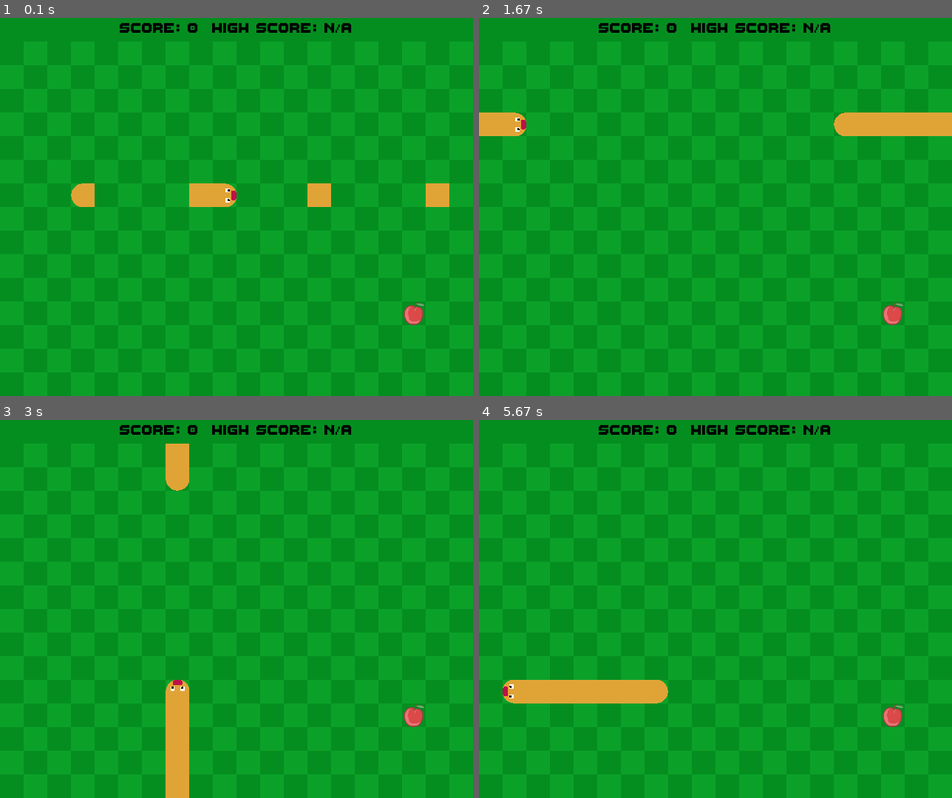
Above: before the commit, frames 1-4 (two rows, left to right).
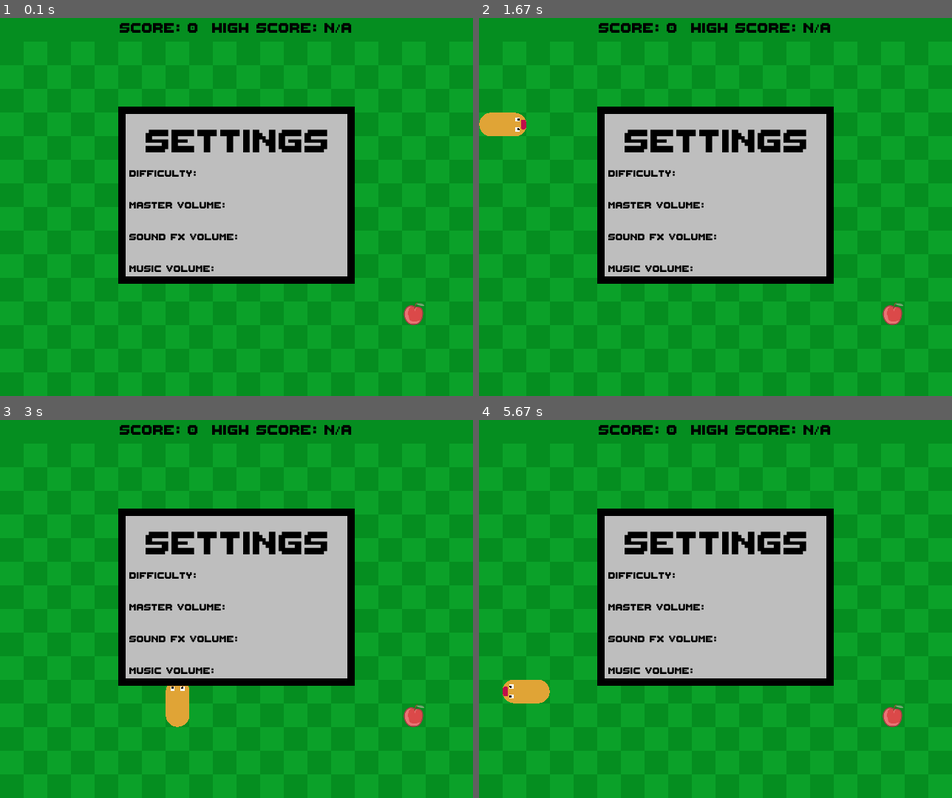
Above: after the commit, the same moments.

Repository: LassePladsen/Pygame-Snake
Game: pygame game, started from snake/main.py
Two runs of this game, one before a commit and one after it. Both use one fixed random seed, a clock stepped at 60 frames per second and the inputs below.
Inputs:
- Up to frame 1 (0.1 s): no input
- Up to frame 2 (1.67 s): hold Right 0.33-0.8 s; hold Up 0.83-1.13 s; hold Right 1.17-1.63 s
- Up to frame 3 (3 s): tap W at 2.23 s; hold Left from 2.97 s (still down)
- Up to frame 4 (5.67 s): release Left at 3.37 s; hold Up 3.4-3.77 s; hold Right 3.8-4.43 s; hold Down 4.47-4.83 s; hold Left 4.87-5.33 s; hold Right from 5.37 s (still down)

The runs differ from the first frame. In frame 1, 24% of the frame differs, in the area x 15-95%, y 23-71%; in frame 2, 25%, in the area x 0-100%, y 23-71%; in frame 3, 25%; in frame 4, 25%.

Commit message:
implemented settings menu. Next is to make the settings button and make it open and close the menu by a save button. After that is making the settings themselves and the separate settings buttons

Diff:
--- a/snake/buttons.py
+++ b/snake/buttons.py
@@ -1 +1,4 @@
-# todo: settings button
+# todo:
+# - settings button.
+# - difficulty button on settings menu.
+# - volume bars on settings menu.
--- a/snake/main.py
+++ b/snake/main.py
@@ -5,7 +5,6 @@
     game = SnakeGame(screen_size=(640, 480),
                      title="Snake",
                      fps=11)
-    game.grow(5)  # todo: remove
     game.run()
 
 
--- a/snake/menus.py
+++ b/snake/menus.py
@@ -1,10 +1,6 @@
-import pygame as pg
-
-from textoverlays import BaseTextOverlay, FONT_PATH
+from textoverlays import BaseTextOverlay
 
 BACKGROUND_COLOR = 5, 142, 32
-
-# TODO: settings menu
 
 
 class TopBarMenu(BaseTextOverlay):
@@ -34,14 +30,28 @@
                 size=self.rect.size
         )
 
+
 class SettingsMenu(BaseTextOverlay):
     """Menu for changing settings."""
 
     def __init__(self,
+                 pos: tuple[int, int],
                  size: tuple[int, int],
-                 anchor: str = "center",
                  title_font_size: int = 70,
-                 settings_font_size: int = 50,
+                 settings_font_size: int = 20,
                  font_color: str | tuple[int, int, int] = "black",
                  bg_color: str | tuple[int, int, int] = "gray") -> None:
-        pass
+        lines = [" SETTINGS", "Difficulty:", "Master volume:", "Sound fx volume:", "Music volume:"]
+        length = len(lines) - 1
+        super().__init__(
+                text_lines=lines,
+                font_sizes=[title_font_size] + [settings_font_size] * length,
+                font_color=font_color,
+                pos=pos,
+                bg_color=bg_color,
+                bg_size=size,
+                line_centering=False,
+                line_padding=[25]*length,
+                border_color="black",
+                border_size_pad=10
+        )
--- a/snake/snakegame.py
+++ b/snake/snakegame.py
@@ -82,7 +82,8 @@
                 self.music_volume
         )
 
-        self._tail, self._head, self._food, self._top_bar = None, None, None, None
+        # Initialize sprites
+        self._tail, self._head, self._food, self._top_menu = None, None, None, None
         self._initialize_sprites()
 
         self._pause_screen = None
@@ -91,10 +92,15 @@
         x, y = self.screen_size[0] // 2 - sprites.TILE_SIZE[0], self.screen_size[1] // 2
         self._tail = sprites.Tail((x - sprites.TILE_SIZE[0], y))
         self._head = sprites.Head((x, y), prev_segment=self._tail)
-        self._top_bar = menus.TopBarMenu(
+        self._top_menu = menus.TopBarMenu(
                 current_score=self._current_score,
                 high_score=self._high_score,
                 size=(self.screen_size[0], sprites.TILE_SIZE[1]),
+        )
+        size = (self.screen_size[0] // 2, self.screen_size[1] // 2)
+        self._settings_menu = menus.SettingsMenu(
+                pos=size,   # positioned middle of the screen
+                size=size,  # size half the screen
         )
         self.snake_segments = []
 
@@ -107,7 +113,7 @@
         self._sprite_group = sprites.SpriteGroup()
 
         # add to sprite group and snake_segment list
-        self._add_sprites([self._head, self._tail, self._food, self._top_bar])
+        self._add_sprites([self._head, self._tail, self._food, self._top_menu, self._settings_menu])
         self.queue = Queue()  # queue for storing moves and key presses
 
     @property
@@ -282,11 +288,11 @@
     def update_scores(self, amount: int = 1) -> None:
         """Updates the current score, and the high score if the current is higher."""
         self._current_score += amount
-        self._top_bar.current_score = self._current_score
+        self._top_menu.current_score = self._current_score
         if self._current_score > self._high_score:
             self._high_score = self._current_score
-            self._top_bar.high_score = self._high_score
-        self._top_bar.update_rect()
+            self._top_menu.high_score = self._high_score
+        self._top_menu.update_rect()
 
     def eat(self) -> None:
         """Grows the snake by one body part and replaces the food with a new one."""
--- a/snake/textoverlays.py
+++ b/snake/textoverlays.py
@@ -14,21 +14,43 @@
                  pos: tuple[int, int],
                  line_padding: list[int] | bool = True,
                  anchor: str = "center",
-                 font_color: str | tuple[int, int, int] = "red",
+                 font_color: str | tuple[int, int, int] = "black",
                  bg_color: str | tuple[int, int, int] = None,
                  bg_size: tuple[int, int] = None,
-                 line_centering: list[int] | bool = False) -> None:
+                 line_centering: list[int] | bool = False,
+                 border_color: str | tuple[int, int, int] | None = None,
+                 border_size_pad: int = 0) -> None:
         """line_centering is a list of line int indices to center on the screen.
         If false or empty, no lines are centered. If True all lines are centered.
 
         line_padding is a list of extra padding int values between lines.
          If false or empty, no extra padding is used."""
-        super().__init__()
+
+        # Catch missing argument pairs:
+        if bg_size and not bg_color:
+            raise ValueError(f"Got bg_size parameter, but missing bg_color parameter.")
+        elif bg_color and not bg_size:
+            raise ValueError(f"Got bg_color parameter, but missing bg_size parameter.")
+        if border_color and not border_size_pad:
+            raise ValueError(f"Got border_color parameter, but missing border_size_pad parameter.")
+        elif border_size_pad and not border_color:
+            raise ValueError(f"Got border_size_pad parameter, but missing border_color parameter.")
+        if border_color and not bg_color:
+            raise ValueError(f"Got border parameters, but missing background color parameter.")
+
+        # default values for line_padding:
+        if isinstance(line_padding, bool):  # line_padding is bool -> no list given, use default padding
+            line_padding = [0] * (len(text_lines) - 1)
+        if len(line_padding) != len(text_lines) - 1:
+            raise ValueError(f"Number of line paddings not matching number of lines.")
+
         # default values for line_centering is a bool
         if line_centering is False:
             line_centering = []
         elif line_centering is True:
             line_centering = list(range(len(text_lines)))
+
+        super().__init__()
         self.line_centering = line_centering
         self.pos = pos
         self.text_lines = text_lines
@@ -42,40 +64,48 @@
         ]
         rendered_lines = [font.render(line, True, font_color) for font, line in zip(fonts, text_lines)]
 
-        # default values for line_padding:
-        if isinstance(line_padding, bool):  # line_padding is bool -> no list given, use default padding
-            line_padding = [0] * (len(text_lines) - 1)
-        if len(line_padding) != len(text_lines) - 1:
-            raise ValueError(f"Number of line paddings not matching number of lines.")
-
         # Create background surface
         if bg_size:
             width, height = bg_size
         else:
             width = max(rendered_line.get_width() for rendered_line in rendered_lines)
             height = sum(rendered_line.get_height() for rendered_line in rendered_lines) + sum(line_padding)
+
         self.image = pg.Surface((width, height), pg.SRCALPHA)
-        if bg_color:
-            self.image.fill(bg_color)
+        # Optionally create a border for the background surface
+        if border_color and border_size_pad:
+            # Always fill background with color if there is a border
+            self.image.fill(bg_color, ((0, 0),
+                                       (width - border_size_pad*2, height - border_size_pad*2)))
+            border = pg.Surface((width, height), pg.SRCALPHA)
+            border.fill(border_color)
+            border.blit(self.image, (border_size_pad, border_size_pad))  # blit background surface on border surface
+            self.image = border
+        else:  # no border
+            if bg_color:  # Then optionally fill background with color
+                self.image.fill(bg_color)
 
         no_lines = len(rendered_lines)
-        # y positions for lines from font heights and padding
-        y = [0] * no_lines  # first line is always at the top
-        for i in range(no_lines - 1):
-            prev_y = y[i]
-            prev_h = rendered_lines[i].get_height()
-            next_h = rendered_lines[i + 1].get_height()
-            # y add: half of of the current fonts height + half of the next fonts height + any optional padding
-            y[i + 1] = prev_y + prev_h // 2 + next_h // 2 + line_padding[i]
 
         # x positions for lines from centering or not:
+        start_pos = border_size_pad + 5 if border_color else 0  # (add a pad between potential border and text)
         if line_centering:
             x = []
             for i, rendered_line in enumerate(rendered_lines):
                 if i in line_centering:
                     x.append((width - rendered_line.get_width()) // 2)  # center line
         else:
-            x = [0] * no_lines  # all lines default to left
+            x = [start_pos] * no_lines  # all lines default to left
+
+        # y positions for lines from font heights and padding
+        y = [start_pos] * no_lines  # first line is always at the top
+        for i in range(no_lines - 1):
+            prev_y = y[i]
+            prev_h = rendered_lines[i].get_height()
+            next_h = rendered_lines[i + 1].get_height()
+            # y add: half of of the previous fonts height + half of this next fonts height + any optional padding
+            y[i + 1] = prev_y + prev_h // 2 + next_h // 2 + line_padding[i]
+
         self.image.blits([(rendered_line, (x, y)) for rendered_line, x, y in zip(rendered_lines, x, y)])
         self.rect = self.get_rect(self.pos, self._anchor)
 
@@ -103,7 +133,8 @@
                  current_score: int,
                  high_score: int,
                  size: tuple[int, int],
-                 font_size: int = 70) -> None:
+                 font_size: int = 70,
+                 font_color: str | tuple[int, int, int] = "red") -> None:
         self.current_score = current_score
         self.high_score = high_score if high_score else "N/A"  # if no high score, display N/A
         lines = ["Game Over!", f"Score: {self.current_score}  High Score: {self.high_score}",
@@ -113,7 +144,7 @@
                 font_sizes=[font_size, font_size // 2, font_size // 2],
                 pos=size,
                 anchor="center",
-                font_color="red",
+                font_color=font_color,
                 line_centering=True
         )
 
